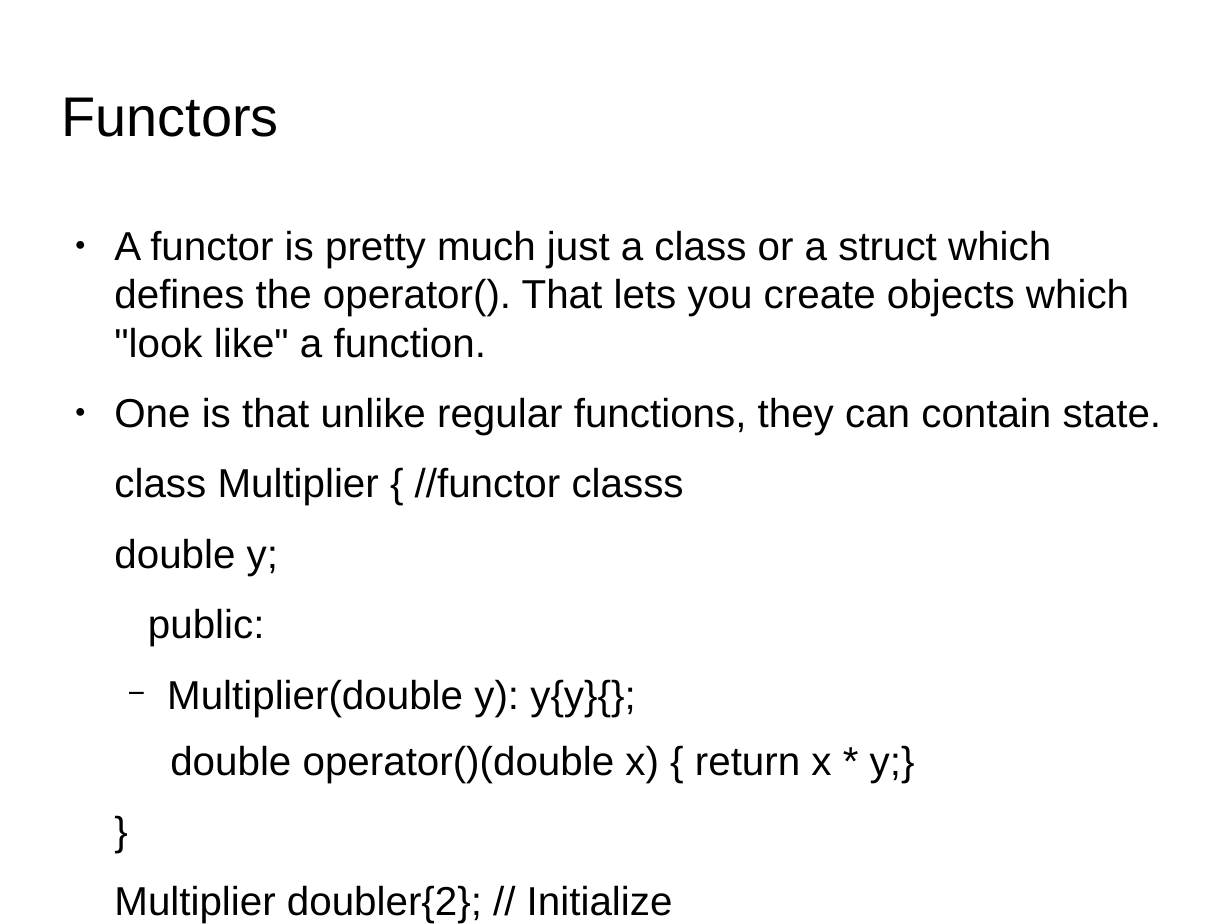
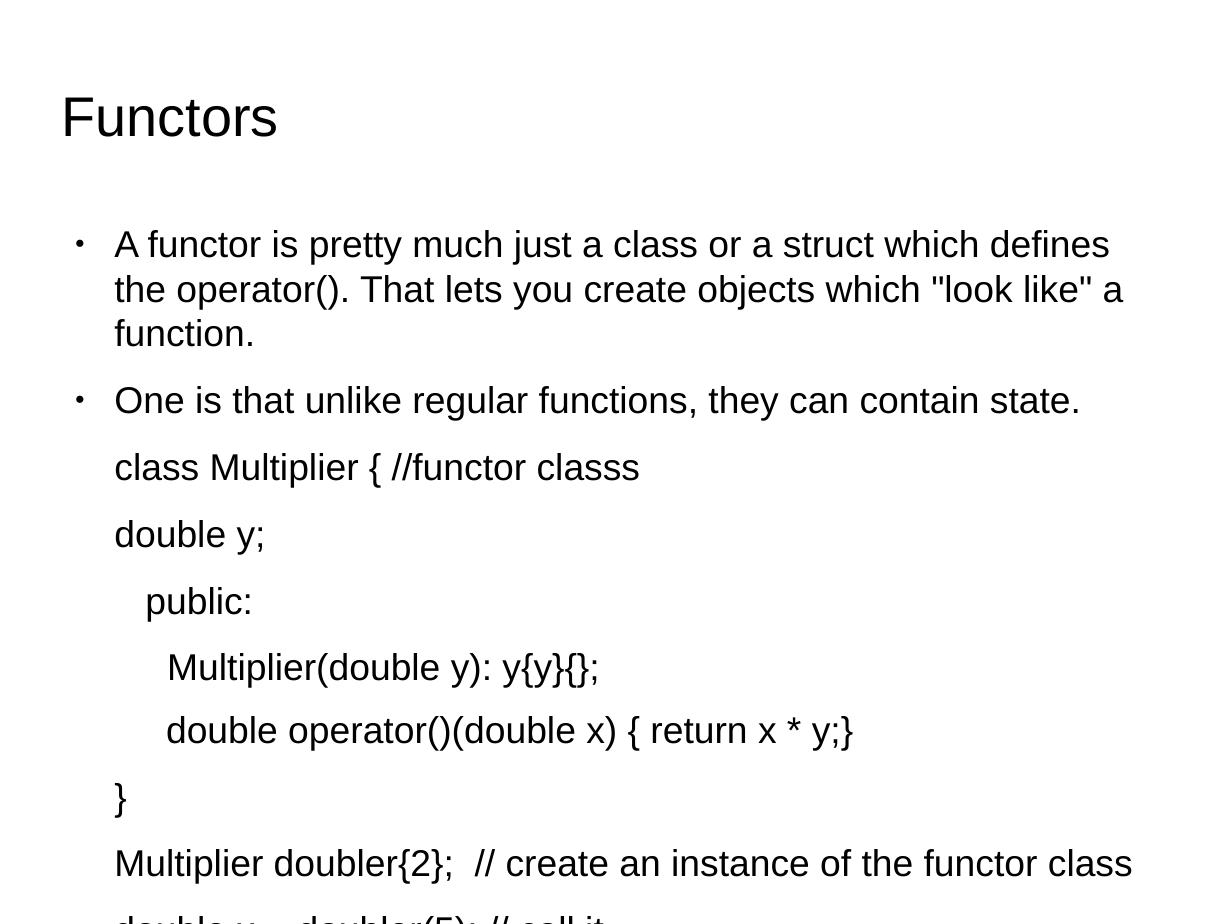
Before and after one commit to kks32/cpp-software-development, a slide deck: slide 2 of Ex15_Functors/Ex15_Functors.odp. Drawn at 1232x924 pixels with LibreOffice and Linux fonts; fonts in the diff are those of the drawing; background and template pictures are left out. Boxes give left, top, right and bottom in pixels: in the first picture for what was removed or moved away, otherwise in the second. Text is boxed around its words. In the diff, an @@ line names an element or a change of style, - is before the commit and + after.

```diff
--- a/Ex15_Functors/Ex15_Functors.odp
+++ b/Ex15_Functors/Ex15_Functors.odp
@@ text at box(114, 230, 1124, 751): size 26 to 24.1 pt in "A functor is pretty much just a ...", "One is that unlike regular functions, they ...", "class Multiplier { //functor classs", "double y;" and 4 more places; bullet − to none @@
@@ text at box(114, 849, 1133, 884): text changed; size 26 to 24.1 pt @@
-Multiplier doubler{2}; // Initialize
-double x = doubler(5);
+Multiplier doubler{2}; // create an instance of the functor class
+double x = doubler(5); // call it
```
Also in this commit, not shown: 1 slide added, 2 other files.
